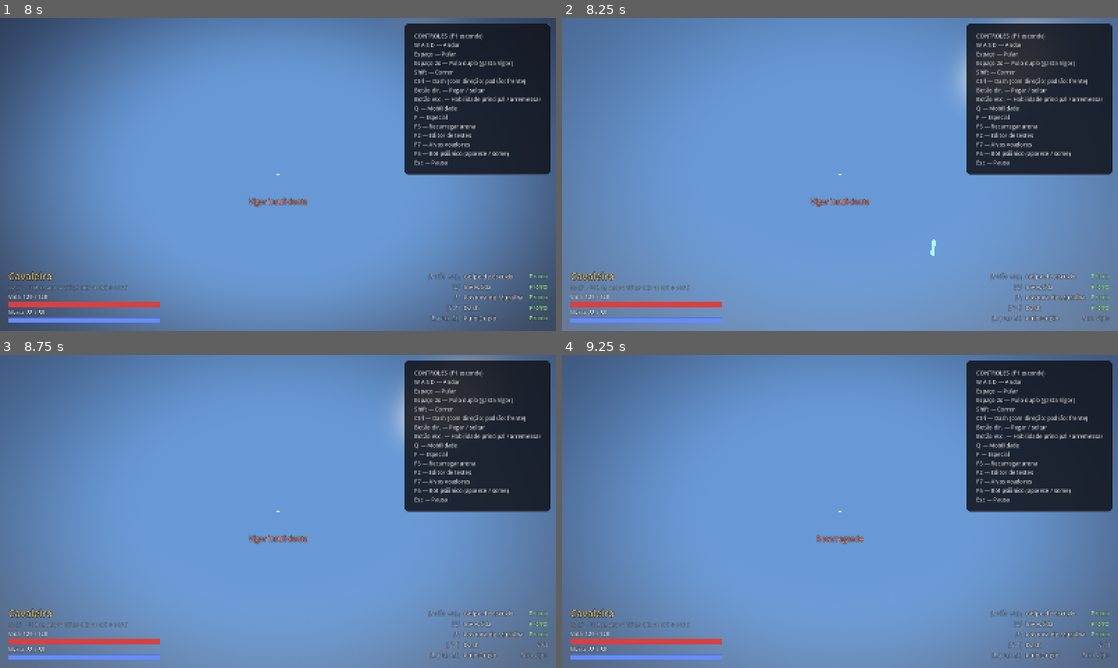
Above: before the commit, frames 1-4 (two rows, left to right).
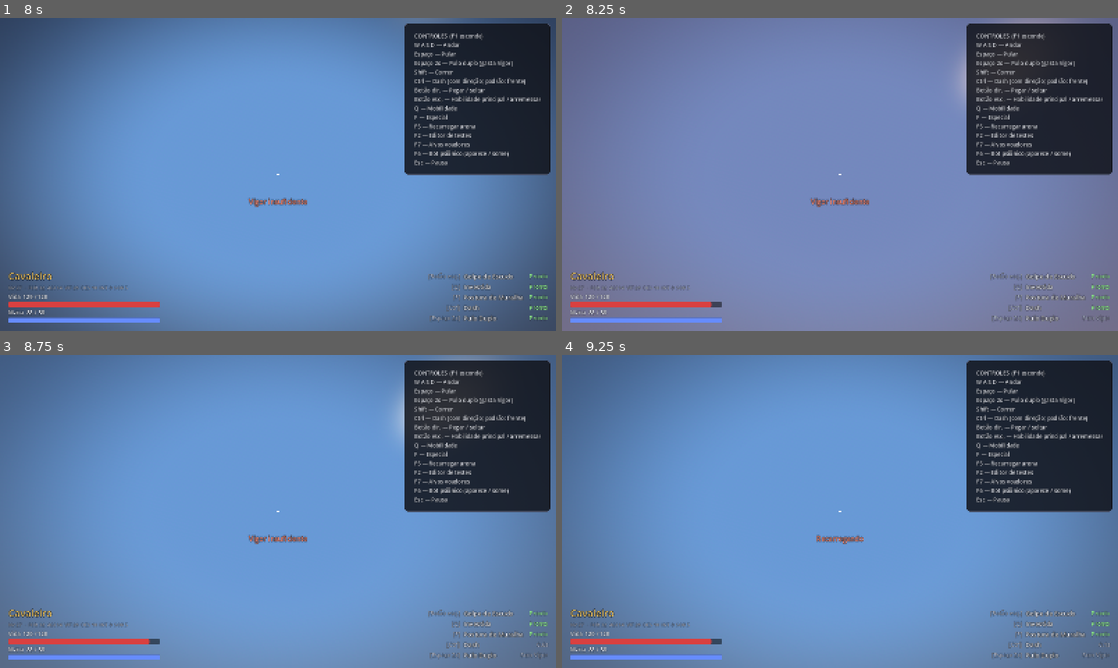
Above: after the commit, the same moments.

Repository: liamzeras/ygg
Game: Godot game, scene res://src/ui/main_menu.tscn
The game is run twice, just before and just after one commit, with the same random seed, the same clock (stepped at 60 frames per second) and the same inputs.
Inputs (mouse positions are in pixels of both pictures, inside the frame that each line leads up to):
- Up to frame 1 (8 s): click "Novo Jogo" at 0.5 s; click "Jogar de Cavaleiro" at 1.25 s; tap Enter at 2, 3.5 s; move the mouse to (305, 174) at 2.02 s; hold Ctrl (dash) 2.03-2.78 s; hold W (move_forward) 2.03-7.28 s; click (305, 174) at 2.17 s; tap Space (jump) at 2.27, 2.75, 3.02, 4.52, 5.27, 6.02, 7.52 s; move the mouse to (250, 174) at 2.77 s; tap Ctrl (dash) at 2.85, 3.8, 4.55, 5.3, 6.05, 6.8, 7.55 s; move the mouse to (289, 168) at 3.52 s; hold Right mouse button (grab) 3.53-4.28 s; move the mouse to (272, 180) at 4.27 s; tap Q (mobility) at 4.35 s; click (272, 180) at 4.42 s; move the mouse to (316, 177) at 5.02 s; press the mouse at (316, 177) at 5.03 s; move the mouse to (233, 171) at 5.77 s; release the mouse at (233, 171) at 5.78 s; tap F6 (spawn_bot) at 5.85 s; move the mouse to (283, 174) at 6.52 s; hold F7 (spawn_targets) 6.53-7.28 s; click (283, 174) at 6.67 s; move the mouse to (255, 168) at 7.27 s; hold D (move_right) from 7.28 s (still down); tap F (special) at 7.35 s
- Up to frame 2 (8.25 s): move the mouse to (867, 174) at 8.02 s; release D (move_right) at 8.03 s; hold W (move_forward) from 8.03 s (still down); hold Shift (sprint) from 8.03 s (still down)
- Up to frame 3 (8.75 s): keep holding W (move_forward); keep holding Shift (sprint); tap Space (jump) at 8.27 s; tap Ctrl (dash) at 8.3 s
- Up to frame 4 (9.25 s): keep holding W (move_forward); move the mouse to (812, 511) at 8.77 s; release Shift (sprint) at 8.78 s; tap 1 at 8.85 s; click (812, 511) at 8.92 s; tap Space (jump) at 9.02 s; tap Ctrl (dash) at 9.05 s

Frame 1 is identical in both runs. In frame 2, 17% of the frame differs, in the area x 5-79%, y 14-93%; in frame 3, less than 0.1%; in frame 4, less than 0.1%.

Commit message:
Bot psiônico: compensa o próprio movimento na mira e contorna obstáculos
Corrige o teste instável "bot ataca e acerta o jogador" (design/gdd/combat-bot.md):
- O dardo herda a velocidade de quem atira; o bot não compensava e errava
  até 26° quando atirava de lado ou no meio de um dash
- Agora cancela a própria velocidade lateral na mira e não dispara no dash
- Sem visão (boneco no caminho), contorna pelo lado em vez de empurrar
Diagnóstico: 20 de 20 rodadas acertam entre 0,7 e 2,2 s; 10 rodadas do teste de
fumaça sem falha. O limite do teste (8 s) não mudou.

Co-Authored-By: Claude Opus 5.5 <noreply@anthropic.com>

Diff:
--- a/src/gameplay/enemies/psionic_bot.gd
+++ b/src/gameplay/enemies/psionic_bot.gd
@@ -171,7 +171,14 @@
 	var forward := flat / distance if distance > 0.01 else -global_basis.z
 	var side := forward.cross(Vector3.UP) * _strafe_sign
 	var wish: Vector3
-	if not sees or distance > profile.preferred_range + 2.0:
+	if not sees:
+		# Sem visão (algo no caminho, como o boneco): contorna pelo lado em vez de empurrar o
+		# obstáculo de frente. Bateu de lado também, troca de lado.
+		if is_on_wall():
+			_strafe_sign = -_strafe_sign
+			side = -side
+		wish = side + forward * 0.4
+	elif distance > profile.preferred_range + 2.0:
 		wish = forward + side * 0.3
 	elif distance < profile.min_range:
 		wish = -forward + side * 0.5
@@ -219,8 +226,16 @@
 		_charging = false
 		return
 	_charge_time += delta
-	if _current_charge() >= _charge_goal:
+	# No meio do dash, segura o disparo: a mira não acompanha uma arrancada de 15 m/s.
+	if _current_charge() >= _charge_goal and _dash_time <= 0.0:
 		_fire(eye, aim_point, _current_charge())
+
+
+## O dardo herda o movimento de quem atira (MaterializedProjectile). Para ele seguir na direção
+## `wanted`, o bot cancela a parte da própria velocidade que é de lado em relação ao tiro.
+func _compensate_own_motion(wanted: Vector3, speed: float) -> Vector3:
+	var sideways := velocity - wanted * velocity.dot(wanted)
+	return (wanted * speed - sideways).normalized()
 
 
 func _current_charge() -> float:
@@ -238,7 +253,7 @@
 	# Antecipa o movimento do alvo pelo tempo de voo do dardo.
 	var flight_time := eye.distance_to(aim_point) / speed
 	var lead := aim_point + DamageRules.velocity_of(target) * flight_time * profile.lead_factor
-	var direction := (lead - eye).normalized()
+	var direction := _compensate_own_motion((lead - eye).normalized(), speed)
 	var error := deg_to_rad(profile.aim_error_degrees)
 	direction = direction.rotated(Vector3.UP, _rng.randf_range(-error, error))
 	var tilt_axis := direction.cross(Vector3.UP).normalized()
Not shown, changed: design/gdd/combat-bot.md
